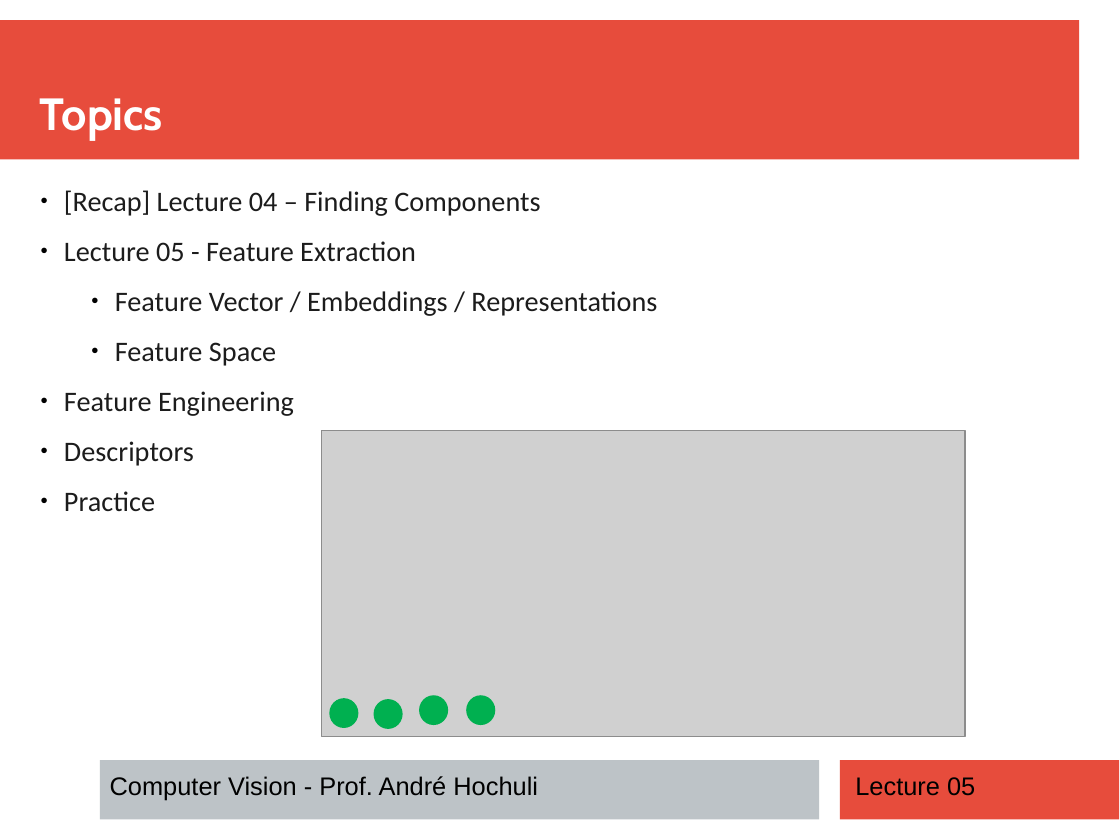
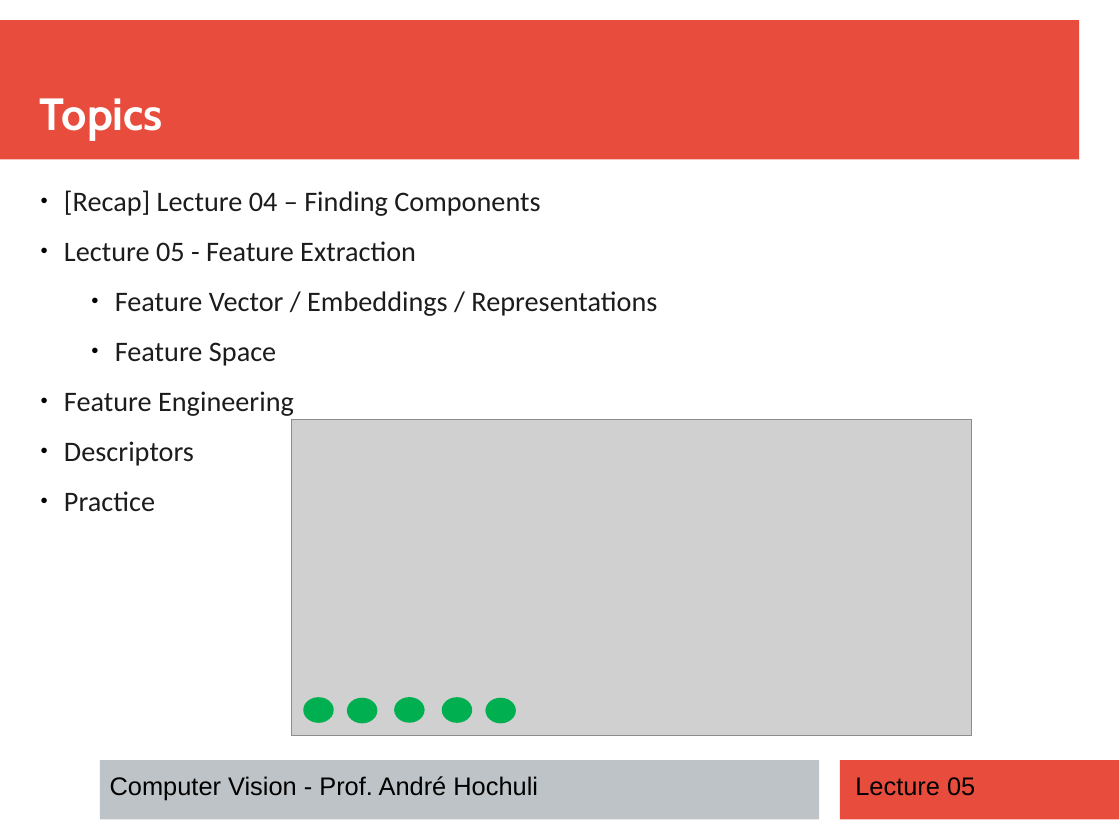
Before and after one commit to andrehochuli/teaching, a slide deck: slide 2 of ComputerVision/Lecture 05 - Feature Extraction/Lecture 05 - Feature Extraction.pptx. Drawn at 1120x840 pixels with LibreOffice and Linux fonts; fonts in the diff are those of the drawing; grey boxes stand for pictures. Boxes give left, top, right and bottom in pixels: in the first picture for what was removed or moved away, otherwise in the second. Text is boxed around its words. In the diff, an @@ line names an element or a change of style, - is before the commit and + after.

```diff
--- a/ComputerVision/Lecture 05 - Feature Extraction/Lecture 05 - Feature Extraction.pptx
+++ b/ComputerVision/Lecture 05 - Feature Extraction/Lecture 05 - Feature Extraction.pptx
@@ picture: place and size @@
-picture at (322,431,966,737)
+picture at (292,420,973,736)
@@ ellipse added at (304,697,334,723), fill #00B050 @@
@@ ellipse: place and size @@
-ellipse at (331,700,358,728)
+ellipse at (348,698,378,724)
@@ outline #00B050 2 pt to none in 4 elements at (486,698,516,724), (348,698,378,724), (442,697,473,723), (394,697,425,723) @@
@@ ellipse: place and size @@
-ellipse at (375,700,401,728)
+ellipse at (394,697,425,723)
@@ ellipse: place and size @@
-ellipse at (421,697,447,725)
+ellipse at (442,697,473,723)
@@ ellipse: place and size @@
-ellipse at (468,697,494,725)
+ellipse at (486,698,516,724)
```
Also in this commit, not shown: 1 slide added, 8 other files.
